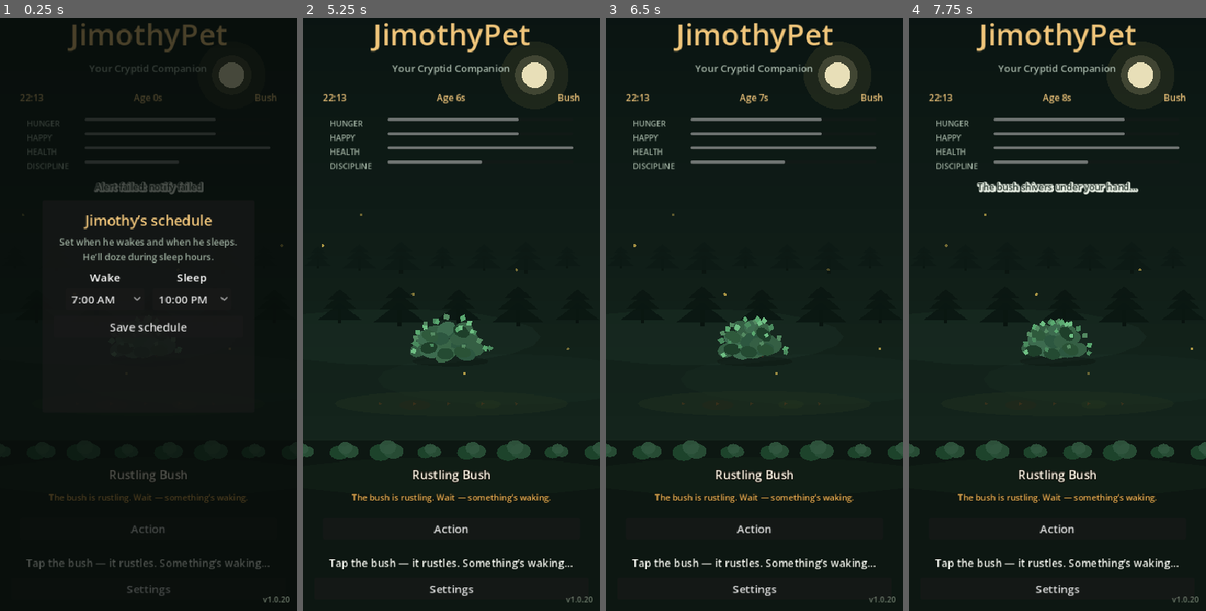
Above: before the commit, frames 1-4 (left to right).
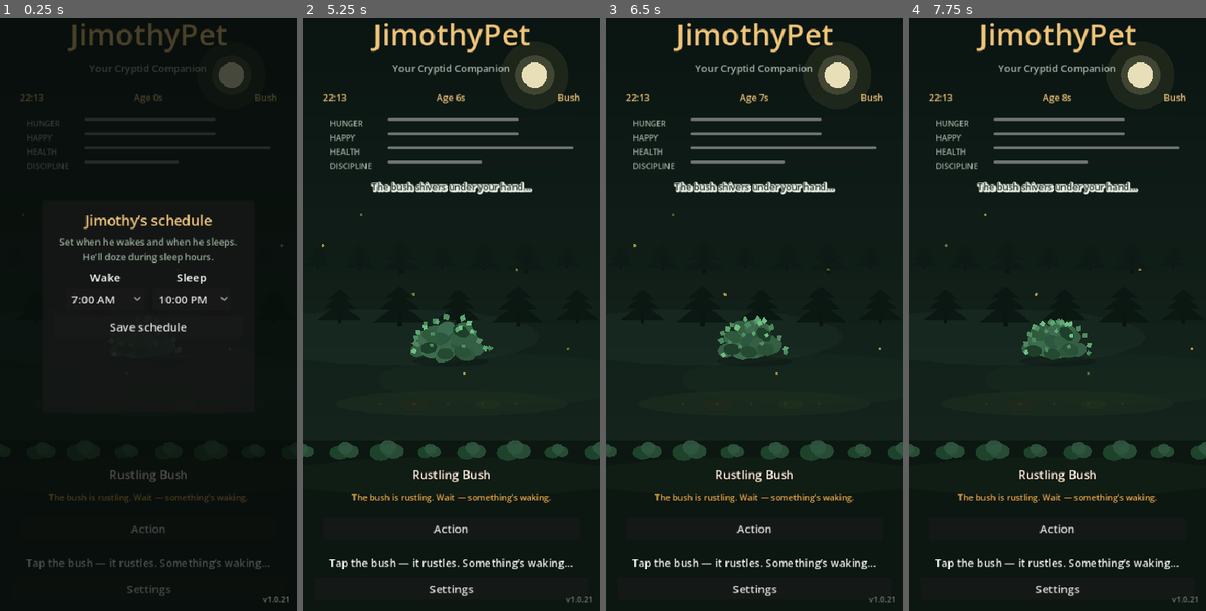
Above: after the commit, the same moments.

Repository: rgarn023/JimothyPet
Game: Godot game, scene res://scenes/main.tscn
The game is run twice, just before and just after one commit, with the same random seed, the same clock (stepped at 60 frames per second) and the same inputs.
Inputs (mouse positions are in pixels of both pictures, inside the frame that each line leads up to):
- Up to frame 1 (0.25 s): no input
- Up to frame 2 (5.25 s): click "Action" at 0.5 s; click "7:00 AM" at 1.25 s; click "10:00 PM" at 2 s; click "Settings" at 2.75 s; click "Save schedule" at 3.5 s; drag from (451, 326) to (481, 172) at 4.27 s; drag from (392, 338) to (436, 427) at 5.02 s
- Up to frame 3 (6.5 s): move the mouse to (784, 172) at 5.77 s; hold D (ui_right) from 5.78 s (still down)
- Up to frame 4 (7.75 s): release D (ui_right) at 6.5 s; drag from (1042, 427) to (968, 213) at 6.52 s; move the mouse to (1146, 397) at 7.27 s; hold A (ui_left) from 7.28 s (still down)

The runs differ from the first frame. In frame 1, 0.5% of the frame differs, in the area x 31-98%, y 27-99%; in frame 2, 0.8%, in the area x 22-98%, y 27-99%; in frame 3, 0.8%; in frame 4, less than 0.1%.

Commit message:
Remove test alert; restore notification permission prompt
Stop posting a welcome shade notification. On launch (and Alerts: Allow),
request POST_NOTIFICATIONS again; second Allow tap opens app settings if
still blocked.

Co-authored-by: rgarn023 <rgarn023@users.noreply.github.com>

Diff:
--- a/godot/project.godot
+++ b/godot/project.godot
@@ -7,7 +7,7 @@
 
 config/name="JimothyPet"
 config/description="Tamagotchi-style cryptid companion starring Jimothy. Real-time growth from bush to adult. Exportable to Android and web."
-config/version="1.0.20"
+config/version="1.0.21"
 run/main_scene="res://scenes/main.tscn"
 config/features=PackedStringArray("4.7", "Mobile")
 config/icon="res://icon.svg"
--- a/godot/scripts/jimothy_notify.gd
+++ b/godot/scripts/jimothy_notify.gd
@@ -33,12 +33,11 @@
 var _notify_id: int = 1100
 var _perm_connected: bool = false
 var _bootstrapped: bool = false
-var _welcome_sent: bool = false
-var _welcome_wait_tries: int = 0
+var _perm_prompted_session: bool = false
 var _scheduler: Node = null
 var _scheduler_ready: bool = false
 var _scheduler_channel_ready: bool = false
-## Care OS notifications are closed-app only (except the one-time Alerts test).
+## Care OS notifications are closed-app only (no test/welcome shade spam).
 var _is_foreground: bool = true
 const MIN_AWAY_SEC := 60
 const SAME_CARE_COOLDOWN_SEC := 30 * 60
@@ -98,6 +97,9 @@
 			and not _scheduler.has_schedule_exact_alarm_permission() \
 			and _scheduler.has_method("request_schedule_exact_alarm_permission"):
 		_scheduler.request_schedule_exact_alarm_permission()
+	# Prompt for shade permission when alerts are on (no test notification).
+	if PetState and PetState.alerts_enabled and not _scheduler.has_post_notifications_permission():
+		_scheduler.request_post_notifications_permission()
 	# If the player already left the app before the plugin bound, arm alerts now.
 	if not _is_foreground:
 		_schedule_background_alerts()
@@ -117,6 +119,8 @@
 		return "%s · not Android" % build_label()
 	var has_plugin := Engine.has_singleton("NotificationSchedulerPlugin") \
 			or Engine.has_singleton("NotificationScheduler")
+	if not os_permission_granted():
+		return "%s · notifications blocked — tap Alerts: Allow" % build_label()
 	if closed_app_ready():
 		return "%s · closed-app alerts ready" % build_label()
 	if has_plugin and not _scheduler_ready:
@@ -126,14 +130,19 @@
 
 func _on_scheduler_perm_granted(_permission_name: String) -> void:
 	_ensure_scheduler_channel()
-	_send_welcome_alert()
+	last_error = ""
+	if PetState:
+		PetState.speech.emit(
+			"Notifications allowed. Care alerts show after you leave the app."
+		)
+	_android_toast("Jimothy notifications on")
 
 
 func _on_scheduler_perm_denied(_permission_name: String) -> void:
 	last_error = "Notification permission denied"
 	if PetState:
 		PetState.speech.emit(
-			"Phone notifications blocked — open Settings → Apps → JimothyPet → Notifications → On."
+			"Notifications blocked — tap Alerts: Allow again, or enable them in phone Settings."
 		)
 	_android_toast("Enable Jimothy notifications in Settings")
 
@@ -176,29 +185,9 @@
 		return
 	_bootstrapped = true
 	_connect_permission_signal()
-	_load_welcome_flag()
-	# Only the first-ever test alert may fire from bootstrap — never again on reopen.
-	if PetState and PetState.alerts_enabled and not _welcome_sent:
-		if OS.get_name() == "Android":
-			_ensure_android_channel()
-			if os_permission_granted() or _android_notifications_allowed():
-				_send_welcome_alert()
-		elif not OS.has_feature("web"):
-			_send_welcome_alert()
-
-
-func _load_welcome_flag() -> void:
-	var cfg := ConfigFile.new()
-	if cfg.load("user://jimothy_notify.cfg") != OK:
-		return
-	_welcome_sent = bool(cfg.get_value("alerts", "welcome_sent", false))
-
-
-func _save_welcome_flag() -> void:
-	var cfg := ConfigFile.new()
-	cfg.load("user://jimothy_notify.cfg")
-	cfg.set_value("alerts", "welcome_sent", _welcome_sent)
-	cfg.save("user://jimothy_notify.cfg")
+	# Ask for OS permission when alerts are on — never send a test shade alert.
+	if PetState and PetState.alerts_enabled:
+		call_deferred("request_permission")
 
 
 func _connect_permission_signal() -> void:
@@ -229,78 +218,29 @@
 	return str(status) == "granted"
 
 
-func _send_welcome_alert() -> void:
-	if _welcome_sent:
-		return
-	if PetState == null or not PetState.alerts_enabled:
-		return
-	call_deferred("_send_welcome_alert_now")
-
-
-func _send_welcome_alert_now() -> void:
-	if _welcome_sent:
-		return
-	if PetState == null or not PetState.alerts_enabled:
-		return
-	# If OS permission isn’t granted yet, ask and allow a later retry.
-	if OS.get_name() == "Android" and not os_permission_granted():
-		if OS.has_method("request_permission"):
-			OS.request_permission(ANDROID_PERM)
-		if _scheduler != null and _scheduler_ready:
-			_scheduler.request_post_notifications_permission()
-		_android_toast("Tap Allow for Jimothy notifications")
+func _open_notification_settings_if_possible() -> void:
+	if OS.get_name() != "Android":
+		return
+	if _scheduler != null and _scheduler_ready and _scheduler.has_method("open_app_info_settings"):
+		_scheduler.open_app_info_settings()
+
+
+func _on_permissions_result(permission: String, granted: bool) -> void:
+	if permission != ANDROID_PERM:
+		return
+	if granted:
+		_ensure_android_channel()
+		_ensure_scheduler_channel()
+		last_error = ""
 		if PetState:
 			PetState.speech.emit(
-				"Allow notifications on the popup. If you don’t see one: phone Settings → Apps → JimothyPet → Notifications → On, then tap Alerts."
+				"Notifications allowed. Care alerts show after you leave the app."
 			)
-		return
-
-	# Don't conclude "plugin missing" until we've given the singleton time to bind.
-	if OS.get_name() == "Android" and not closed_app_ready() and _welcome_wait_tries < 5:
-		_welcome_wait_tries += 1
-		_retry_scheduler_init()
-		var tree := get_tree()
-		if tree:
-			tree.create_timer(0.8).timeout.connect(_send_welcome_alert_now)
-			return
-
-	# One-time permission test only — daily care alerts fire while the app is closed.
-	var ok := _post(
-		"Jimothy alerts on",
-		"Care alerts will show in the shade after you leave the app — hungry, sick, acting up, waste, bored, or new forms."
-	)
-	if ok:
-		_welcome_sent = true
-		_save_welcome_flag()
-		last_error = ""
-		if PetState:
-			if closed_app_ready():
-				PetState.speech.emit(
-					"Test alert sent (%s). Care alerts only appear after you close or leave the app."
-					% build_label()
-				)
-			else:
-				PetState.speech.emit(
-					"Test alert sent (%s), but closed-app plugin is missing. Uninstall JimothyPet, then install jimothy-android-1.0.20-gradle.apk from GitHub dist (not a phone Godot export)."
-					% build_label()
-				)
-		_android_toast("Jimothy alert sent · %s" % scheduler_status_line())
-	else:
-		last_error = last_error if last_error != "" else "notify failed"
-		if PetState:
-			PetState.speech.emit("Alert failed: %s" % last_error)
-		_android_toast("Alert failed: %s" % last_error.substr(0, 80))
-
-
-func _on_permissions_result(permission: String, granted: bool) -> void:
-	if permission != ANDROID_PERM:
-		return
-	if granted:
-		_send_welcome_alert()
+		_android_toast("Jimothy notifications on")
 	elif PetState:
 		last_error = "Notification permission denied"
 		PetState.speech.emit(
-			"Notification permission denied — enable it in Android Settings → Apps → JimothyPet."
+			"Notification permission denied — tap Alerts: Allow, or enable in Settings → Apps → JimothyPet → Notifications."
 		)
 
 
@@ -541,50 +481,49 @@
 			return false
 
 
-## Allow UI to force a fresh welcome/test notification on the next grant.
+## Kept for older UI hooks — no test alert is sent anymore.
 func reset_welcome() -> void:
-	_welcome_sent = false
-	_welcome_wait_tries = 0
-	_save_welcome_flag()
-
-
-## Call when the player turns Alerts on — requests OS / browser permission.
+	pass
+
+
+## Call when the player turns Alerts on — requests OS / browser permission only.
 func request_permission() -> void:
 	_connect_permission_signal()
 	if OS.has_feature("web"):
 		request_permission_web()
 		return
 	if OS.get_name() != "Android":
-		if not _welcome_sent:
-			_welcome_sent = true
-			_save_welcome_flag()
-			_post(
-				"Jimothy alerts on",
-				"Desktop alerts when he’s hungry, sick, acting up, left waste, bored, or finds a new form."
-			)
-			check_now()
-		return
-
-	# Always ask the OS directly — works with or without the Gradle plugin.
+		return
+
 	_ensure_android_channel()
+	# Already allowed — just make sure channels exist.
+	if os_permission_granted() or _android_notifications_allowed():
+		_ensure_scheduler_channel()
+		last_error = ""
+		return
+
+	# Second tap while still blocked → open app notification settings.
+	if _perm_prompted_session:
+		_open_notification_settings_if_possible()
+
+	_perm_prompted_session = true
 	if OS.has_method("request_permission"):
 		OS.request_permission(ANDROID_PERM)
 	elif OS.has_method("request_permissions"):
 		OS.request_permissions()
 
-	# Optional plugin path (only if NotificationScheduler is in the APK).
 	if _scheduler != null:
 		if not _scheduler_ready:
 			_scheduler.initialize()
 		if _scheduler_ready and not _scheduler.has_post_notifications_permission():
 			_scheduler.request_post_notifications_permission()
 
-	# One-time test shade alert only (persisted — not every app open).
-	if os_permission_granted() or _android_notifications_allowed():
-		_send_welcome_alert()
-	else:
-		last_error = "Waiting for notification permission"
-		_android_toast("Allow Jimothy notifications")
+	last_error = "Waiting for notification permission"
+	_android_toast("Allow Jimothy notifications")
+	if PetState:
+		PetState.speech.emit(
+			"Allow notifications on the popup. If it doesn’t appear: Settings → Apps → JimothyPet → Notifications → On."
+		)
 
 
 func _post(title: String, body: String) -> bool:
--- a/godot/scripts/main.gd
+++ b/godot/scripts/main.gd
@@ -876,9 +876,6 @@
 
 	PetState.alerts_enabled = not PetState.alerts_enabled
 	if PetState.alerts_enabled:
-		# Reset welcome so a fresh test notification is sent.
-		if JimothyNotify and JimothyNotify.has_method("reset_welcome"):
-			JimothyNotify.reset_welcome()
 		if JimothyNotify and JimothyNotify.has_method("request_permission"):
 			JimothyNotify.request_permission()
 		elif JimothyNotify and JimothyNotify.has_method("request_permission_web"):
@@ -894,8 +891,6 @@
 			"Care alerts on — %s when he’s hungry, sick, acting up, left waste, bored, or finds a new form."
 			% where
 		)
-		if JimothyNotify:
-			JimothyNotify.check_now()
 	else:
 		PetState.speech.emit("Care alerts off.")
 	PetState.save_game()
Not shown, changed: godot/export_presets.cfg
Not shown, changed: README.md
Not shown, added: dist/jimothy-android-1.0.21-gradle.aab
Not shown, added: dist/jimothy-android-1.0.21-gradle.apk
Not shown, changed: godot/README.md
